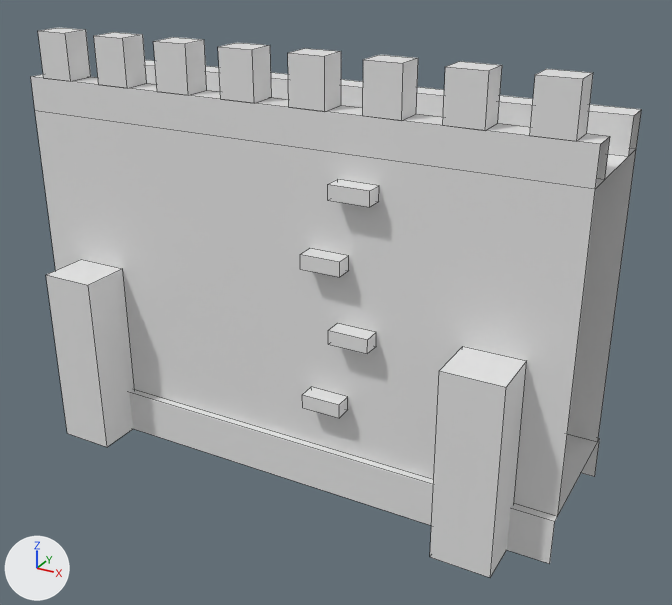
A saved change to the FBX model Assets/Campanula/Models/Wall_Climb.fbx.
Rendered twice from a 50 mm camera at (7.71, -13.17, 9.54) aimed at (0.64, -0.32, 3.12). Every picture has the same lights, and +X, +Y and +Z are marked at lower left. The picture after the commit comes second. Mesh edges are drawn as thin lines. Where no turn or scale is listed for an object, it has been applied to the vertices.

The scene before the commit, as lines of its bpy script (objects in view):
```python
me_wall_climb_stones = bpy.data.meshes.new('Wall_Climb_Stones')
me_wall_climb_stones.from_pydata(...)  # 32 vertices, 24 faces; spans x 0.65..1.85, y -1.5..-1.2, z 1.65..5.6
me_wall_climb_stones.materials.append(mat_cmp_stone_dark)  # white #e7e7e7
# before: 0 (0.65, -1.5, 1.65) at pixel (302, 407), 3 (1.35, -1.5, 1.65) at pixel (339, 418), 4 (0.65, -1.5, 1.9) at pixel (302, 394), 5 (1.35, -1.5, 1.9) at pixel (339, 404), 8 (1.15, -1.5, 2.95) at pixel (328, 344)
# before: 11 (1.85, -1.5, 2.95) at pixel (367, 353), 12 (1.15, -1.5, 3.2) at pixel (328, 330), 13 (1.85, -1.5, 3.2) at pixel (367, 339), 16 (0.65, -1.5, 4.15) at pixel (300, 269), 19 (1.35, -1.5, 4.15) at pixel (339, 277)
# before: 20 (0.65, -1.5, 4.4) at pixel (300, 254), 21 (1.35, -1.5, 4.4) at pixel (339, 261), 24 (1.15, -1.5, 5.35) at pixel (327, 200), 27 (1.85, -1.5, 5.35) at pixel (369, 207), 28 (1.15, -1.5, 5.6) at pixel (327, 184)
# before: 29 (1.85, -1.5, 5.6) at pixel (369, 190)
me_wall_segment = bpy.data.meshes.new('Wall_Segment')
me_wall_segment.from_pydata(...)  # 108 vertices, 60 faces; spans x -5.0..5.0, y -2.1..1.35, z 0.0..7.4
# faces by material slot: [11, 48, 1]
me_wall_segment.materials.append(mat_cmp_stone_dark)  # white #e7e7e7
me_wall_segment.materials.append(mat_cmp_stone_wall)  # white #e7e7e7
me_wall_segment.materials.append(mat_cmp_cobble)  # white #e7e7e7
ob_wall_climb = bpy.data.objects.new('Wall_Climb', me_wall_segment)
ob_wall_climb.location = (0.0, 0.0, 0.0)
ob_wall_climb_stones = bpy.data.objects.new('Wall_Climb_Stones', me_wall_climb_stones)
ob_wall_climb_stones.location = (0.0, 0.0, 0.0)
```
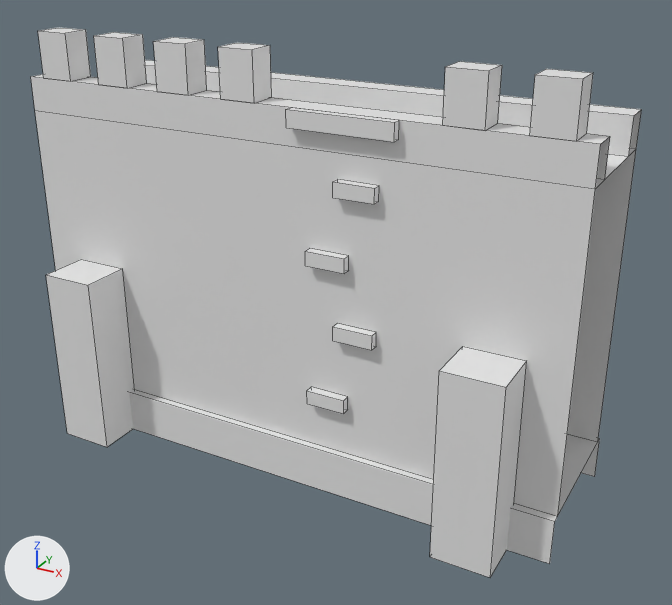
What differs and where, as boxes [x1, y1, x2, y2] in the pictures (672 x 605 px; the box of a moved part takes in the faces that stretch with it):
'Wall_Climb_Stones', reshaped (43% wider, 28% taller)
    before: [300, 179, 379, 418]
    after: [286, 107, 399, 414]
part 1 of me_wall_segment, deleted
    before: [363, 55, 418, 120]
part 2 of me_wall_segment, deleted
    before: [288, 48, 341, 111]
part 3 of me_wall_climb_stones, added
    after: [286, 107, 399, 142]
part 4 of me_wall_climb_stones, moved or reshaped
    before: [300, 179, 378, 418]
    after: [305, 179, 378, 414]

What changed in the scene script:
```text
Change me_wall_climb_stones:
    used by ob_wall_climb_stones; location = (0.0, 0.0, 0.0)
    verts and faces of me_wall_climb_stones; kept vertices keep their numbers, new ones are numbered from 32
    remove me_wall_climb_stones.from_pydata(...)  # 32 vertices, 24 faces; spans x 0.65..1.85, y -1.5..-1.2, z 1.65..5.6
    add me_wall_climb_stones.from_pydata(...)  # 40 vertices, 30 faces; spans x 0.35..2.15, y -1.35..-1.2, z 1.65..6.6
    me_wall_climb_stones part 3: a new loose piece, a box spanning x 0.35..2.15, y -1.35..-1.2, z 6.32..6.6, in mat_cmp_stone_dark (white #e7e7e7)
    me_wall_climb_stones part 4
    add for i in [0, 3, 4, 5, 8, 11, 12, 13, 16, 19, 20, 21, 24, 27, 28, 29]: verts[i] += (0.0, 0.15, 0.0)
Change me_wall_segment:
    used by ob_wall_climb; location = (0.0, 0.0, 0.0)
    remove me_wall_segment.from_pydata(...)  # 108 vertices, 60 faces; spans x -5.0..5.0, y -2.1..1.35, z 0.0..7.4
    add me_wall_segment.from_pydata(...)  # 92 vertices, 50 faces; spans x -5.0..5.0, y -2.1..1.35, z 0.0..7.4
    me_wall_segment part 1: the loose piece of 8 vertices spanning x 1.56..2.19, y -1.2..-0.7, z 6.6..7.4 is deleted
    me_wall_segment part 2: the loose piece of 8 vertices spanning x 0.31..0.94, y -1.2..-0.7, z 6.6..7.4 is deleted
```
